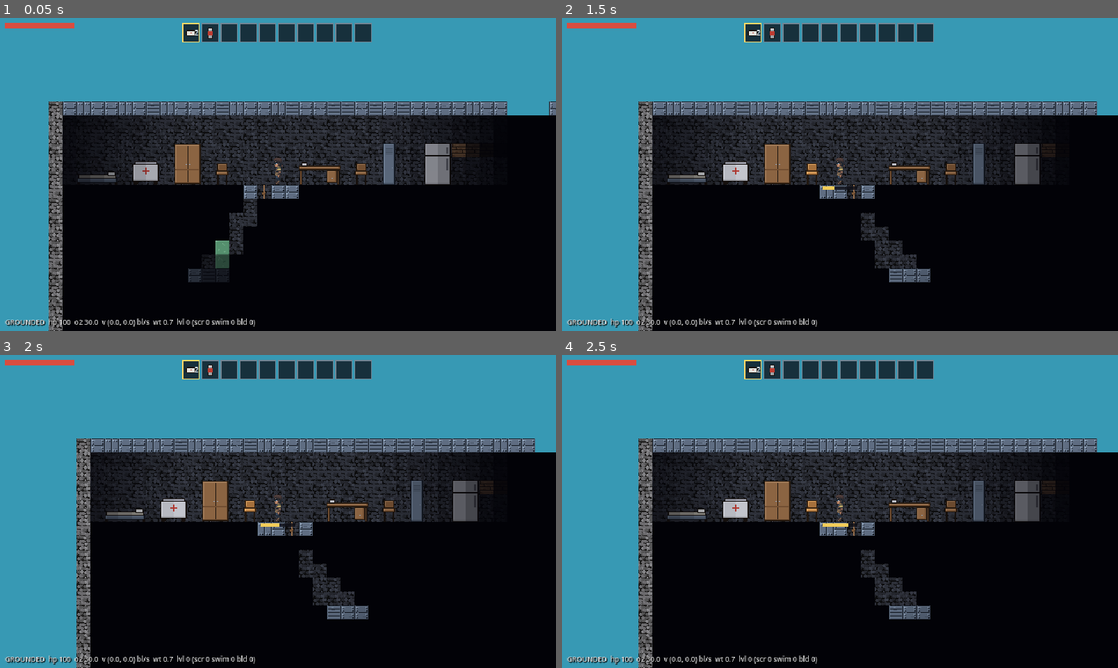
Above: before the commit, frames 1-4 (two rows, left to right).
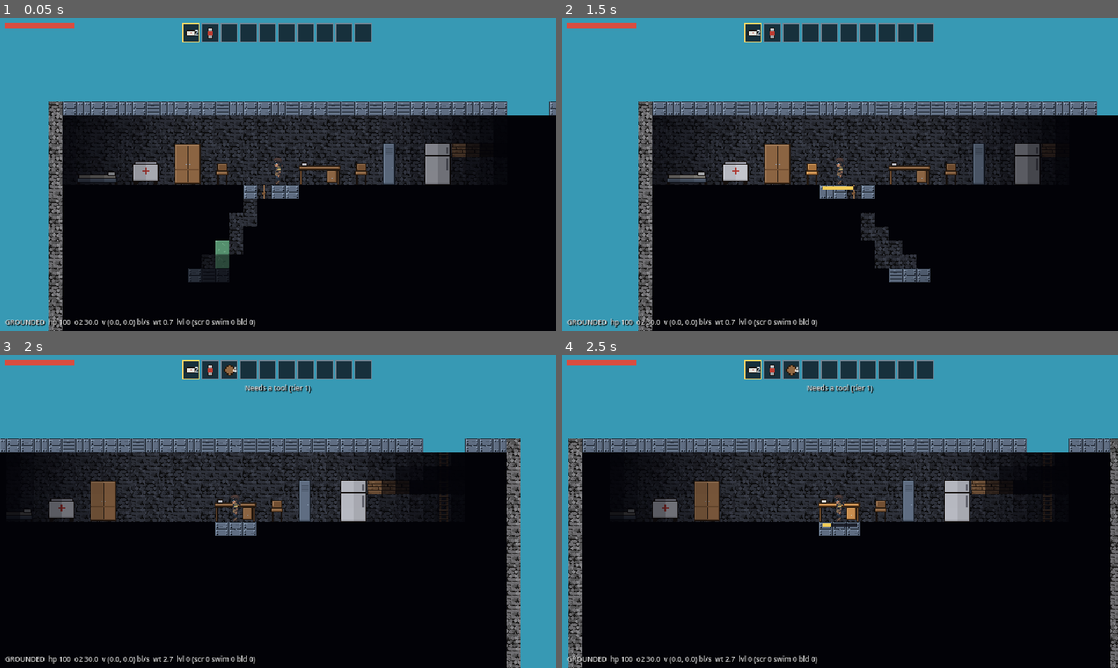
Above: after the commit, the same moments.

Repository: wilbur6689/SunkenCity
Game: Godot game, scene res://scenes/test/m1_smoke.tscn
Same seed, same stepped clock (60 frames per second), same inputs: the game is played once before the commit and once after it. This scene is started directly instead of the project's main scene.
Inputs (mouse positions are in pixels of both pictures, inside the frame that each line leads up to):
- Up to frame 1 (0.05 s): no input
- Up to frame 2 (1.5 s): move the mouse to (962, 158) at 0.52 s; press the mouse at (962, 158) at 0.53 s; hold D (move_right) 0.53-1.25 s; tap E (interact) at 0.6 s; tap Space (jump) at 0.77 s; release the mouse at (962, 158) at 1.25 s; tap Enter at 1.25 s; drag from (728, 190) to (812, 237) at 1.27 s
- Up to frame 3 (2 s): no input
- Up to frame 4 (2.5 s): move the mouse to (895, 442) at 2.02 s; hold A (move_left) from 2.03 s (still down); hold C (crouch) from 2.03 s (still down); click (895, 442) at 2.3 s

Frame 1 is identical in both runs. In frame 2, less than 0.1% of the frame differs, in the area x 49-53%, y 53-55%; in frame 3, 29%, in the area x 0-100%, y 3-100%; in frame 4, 22%.

Commit message:
LMB object interaction (click = use, hold = pick up); 2x scrap speed for testing
- Left click on a highlighted interactable now interacts on release:
  opens storage/doors, flips breakers, sets bed spawn, opens station
  crafting, starts pump targeting; holding ~0.5s picks the object up
  instead (storage must be empty; wired-in fixtures refuse)
- A press that starts on an object suppresses held-item actions, so
  opening a chest never places a block or eats a consumable; dragging
  off the object cancels the press; E remains a legacy interact
- Short clicks on plain furniture hint instead of instantly hauling
  (picking up whole is the long press; scrapping stays on RMB)
- SCRAP_SPEED_MULT = 2.0 (user testing boost, single tuning surface)

Co-Authored-By: Claude Fable 5 <noreply@anthropic.com>
Claude-Session: https://claude.ai/code/session_01GxDZSizaHKPW71DMqToXjC

Diff:
--- a/scripts/constants.gd
+++ b/scripts/constants.gd
@@ -64,6 +64,7 @@
 const DROP_PICKUP_DELAY: float = 1.0 # seconds before a dropped item can be re-picked
 
 # --- Scrapping (GL-07) ---
+const SCRAP_SPEED_MULT: float = 2.0 # global scrap-speed multiplier (2.0 = testing boost, user request)
 const FIELD_SCRAP_YIELD: float = 0.5 # fraction of full yield when scrapping in place
 const HAND_TOOL_TIER: int = 0
 const HAND_SCRAP_SPEED: float = 0.6 # bare-hand scrap speed multiplier
@@ -87,6 +88,9 @@
 const SIGHT_FADE_PER_BLOCK: float = 1.5 # visibility lost per block beyond it (0 ≈ 17 blocks)
 const POWER_RADIUS_BLOCKS: float = 24.0 # a breaker powers wired lights within this range
 const OBSTACLE_SIGHT_TRANSMISSION: float = 0.45 # sight through a shelf/crate cell (structure = 0)
+
+# --- Object interaction (LMB; hold to pick up) ---
+const OBJECT_LONG_PRESS: float = 0.5 # seconds of held LMB that picks an object up
 const LIGHT_RECOMPUTE_TICKS: int = 3
 const BREAKER_CHECK_TICKS: int = 20   # flood-trip poll (WS-17)
 
--- a/scripts/objects/world_object.gd
+++ b/scripts/objects/world_object.gd
@@ -124,12 +124,9 @@
 		_:
 			if def.get("fixed", false):
 				return "It is wired into the building"
-			# Found furniture / placeables: pick up whole (haul it home for full yield, GL-07).
-			if player.inventory.can_add(id, 1):
-				World.remove_object(self)
-				player.inventory.add(id, 1)
-				return "Picked up " + def.name
-			return "Inventory full"
+			# Plain furniture: picking up whole is the LONG press (GL-07 haul);
+			# a short click just hints.
+			return "Hold LMB to pick up · RMB to scrap"
 
 ## Rolls this object's yields. full = station yield; otherwise field yield.
 func roll_yields(full: bool, rng: RandomNumberGenerator) -> Array:
--- a/scripts/player/interaction.gd
+++ b/scripts/player/interaction.gd
@@ -16,8 +16,14 @@
 var target_in_reach: bool = false
 var scrapping: WorldObject = null
 var scrap_progress: float = 0.0
-var pending_pump: WorldObject = null # E on a pump -> next use click sets its outlet
+var pending_pump: WorldObject = null # click a pump -> next use click sets its outlet
 var hovered: WorldObject = null      # interactable under the mouse (glows)
+# LMB-on-object lifecycle: short press interacts on release, holding
+# OBJECT_LONG_PRESS picks the object up (user request).
+var press_obj: WorldObject = null
+var press_time: float = 0.0
+var press_consumed: bool = false
+var press_lock: bool = false # a press that began on an object suppresses held-item actions
 var hit_cooldown: float = 0.0
 var message: String = ""
 var message_timer: float = 0.0
@@ -58,7 +64,8 @@
 
 	if player.wants_interact:
 		_interact()
-	if player.wants_use:
+	_object_press(delta)
+	if player.wants_use and not press_lock:
 		_primary()
 	if player.wants_use_secondary:
 		_secondary(delta)
@@ -66,6 +73,46 @@
 		_stop_scrapping()
 	_used_last_tick = player.wants_use
 	_used_secondary_last_tick = player.wants_use_secondary
+
+## LMB on an interactable: interact on a short click's release; picking it
+## up on a long hold. Dragging off the object cancels the press.
+func _object_press(delta: float) -> void:
+	if player.wants_use:
+		if not _used_last_tick and pending_pump == null:
+			press_obj = hovered
+			press_time = 0.0
+			press_consumed = false
+			press_lock = press_obj != null
+		if press_obj != null:
+			if not is_instance_valid(press_obj) or World.object_at(target_cell) != press_obj:
+				press_obj = null # dragged off: cancel (press_lock stays until release)
+			else:
+				press_time += delta
+				if press_time >= Constants.OBJECT_LONG_PRESS and not press_consumed:
+					press_consumed = true
+					_pickup_object(press_obj)
+	else:
+		if press_obj != null and is_instance_valid(press_obj) and not press_consumed:
+			var msg := press_obj.interact(player)
+			if msg != "":
+				say(msg)
+		press_obj = null
+		press_lock = false
+
+func _pickup_object(obj: WorldObject) -> void:
+	if obj.def.get("fixed", false) or Data.item(obj.id).is_empty():
+		say("It is wired into the building")
+		return
+	if obj.storage != null and not obj.storage.is_empty():
+		say("Empty the chest first")
+		return
+	if player.inventory.can_add(obj.id, 1):
+		var obj_name: String = obj.def.name
+		World.remove_object(obj)
+		player.inventory.add(obj.id, 1)
+		say("Picked up " + obj_name)
+	else:
+		say("Inventory full")
 
 func say(text: String) -> void:
 	message = text
@@ -199,7 +246,7 @@
 		_stop_scrapping()
 		scrapping = obj
 		scrap_progress = 0.0
-	var speed: float = float(tool.get("speed", Constants.HAND_SCRAP_SPEED))
+	var speed: float = float(tool.get("speed", Constants.HAND_SCRAP_SPEED)) * Constants.SCRAP_SPEED_MULT
 	scrap_progress += delta * speed / float(obj.def.get("scrap_time", 2.0))
 	obj.scrap_progress = scrap_progress
 	if scrap_progress >= 1.0:
--- a/scripts/test/m1_smoke.gd
+++ b/scripts/test/m1_smoke.gd
@@ -173,8 +173,13 @@
 	check(World.stations_near(player.global_position, Constants.REACH_BLOCKS * B * 1.5).has("workbench"), "workbench in crafting range")
 	var wood_before := inv_count("wood")
 	await goto(21)
-	await interact(Vector2i(22, row))
-	check(inv_count("chair") == 1 and obj_at(Vector2i(22, row)) == null, "picked up the second chair whole (E)")
+	# Long LMB press picks furniture up whole (short click only hints)
+	aim(Vector2i(22, row))
+	player.wants_use = true
+	await ticks(40)
+	player.wants_use = false
+	await ticks(2)
+	check(inv_count("chair") == 1 and obj_at(Vector2i(22, row)) == null, "long press picked up the second chair whole")
 	await goto(13)
 	check(player.scrap_item("chair", 1) and inv_count("wood") >= wood_before + 5, "station scrap = full yield (wood %d -> %d)" % [wood_before, inv_count("wood")])
 	var stations := World.stations_near(player.global_position, Constants.REACH_BLOCKS * B * 1.5)
Not shown, changed: CLAUDE.md
Not shown, changed: README.md
Not shown, changed: docs/MVP-checklist.md
